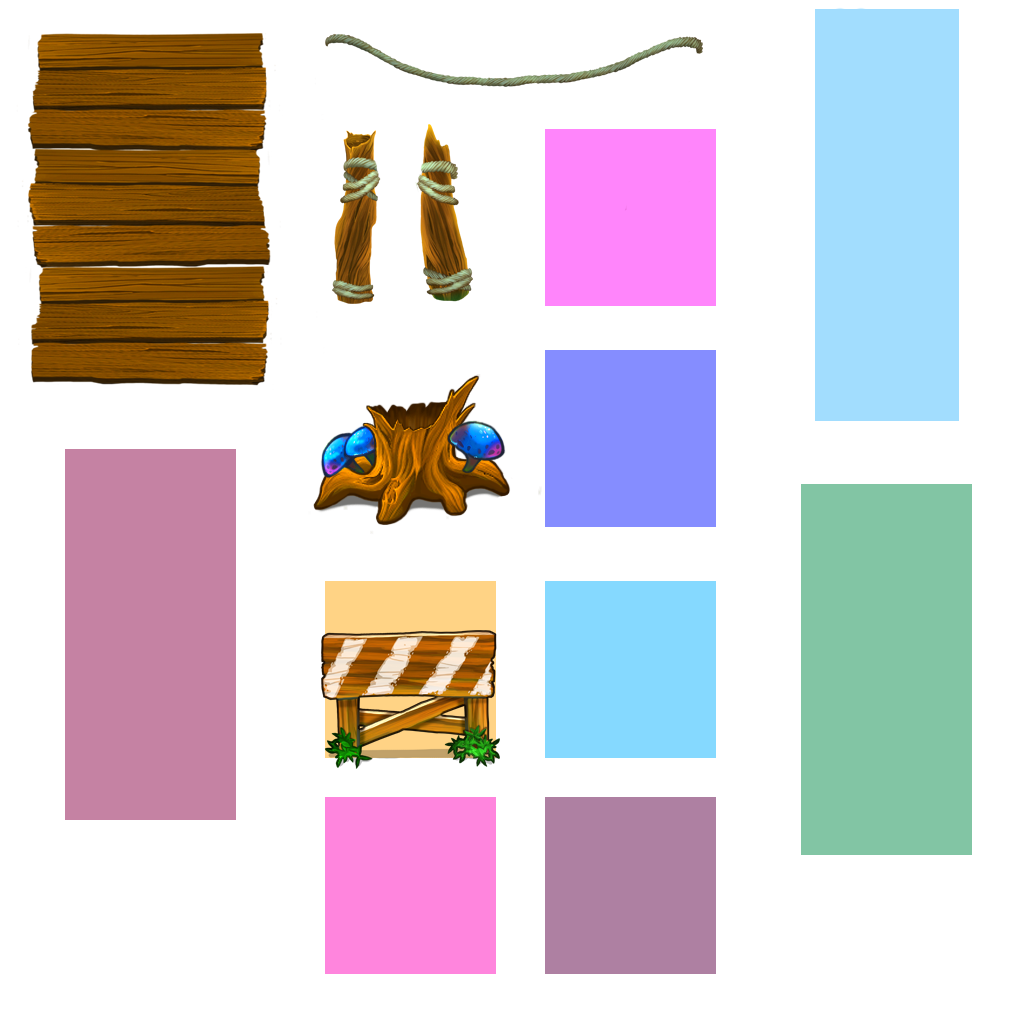
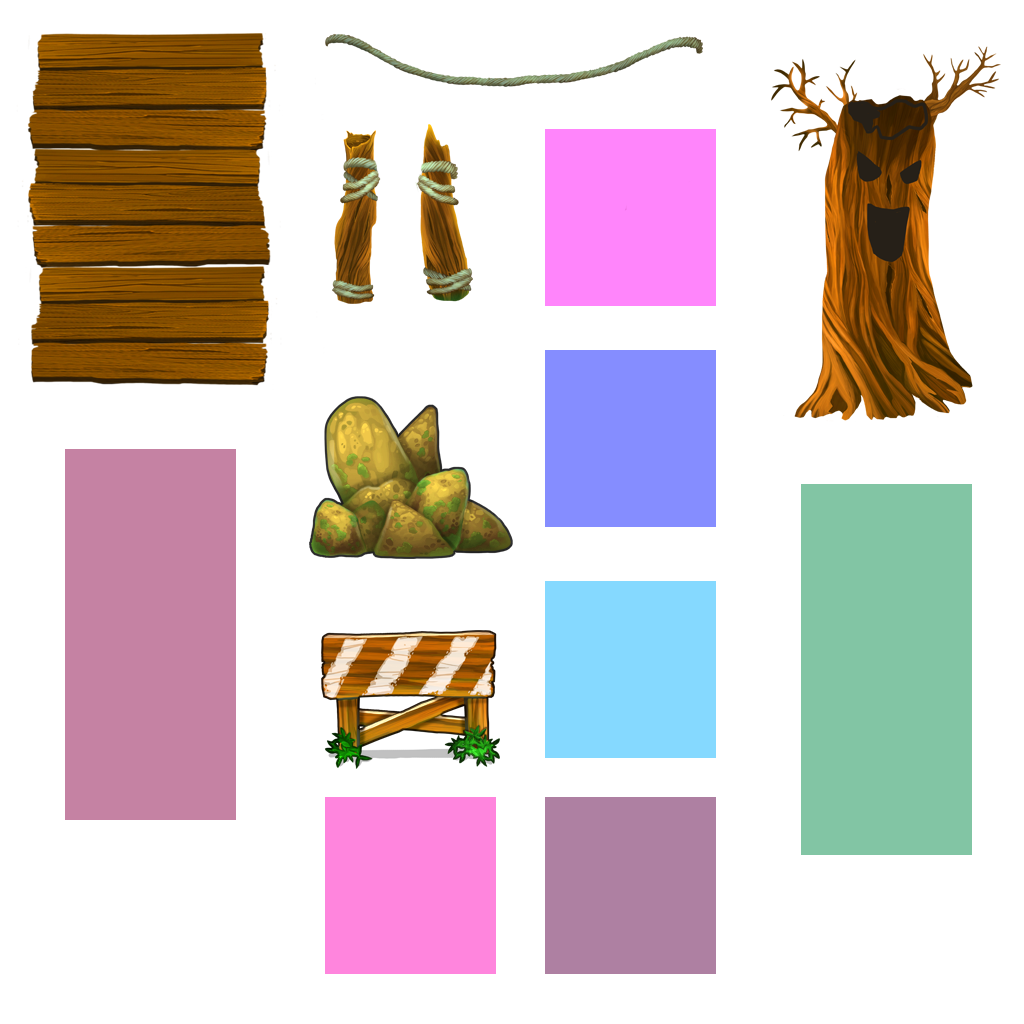
Before/after of a 1024 × 1024 layered artwork. What changed in the layer stack:
added layer "Layer 10" above "Layer 9" over (771, 46, 1001, 421)
added group "Group 1" with 3 layers above "Layer 8" over (309, 396, 513, 559)
added layer "Layer 14" (soft light) in group "Group 1" over (325, 402, 513, 554)
added layer "Layer 13" (multiply, 62%) in group "Group 1" over (330, 422, 513, 559)
added layer "Layer 12" in group "Group 1" over (309, 396, 513, 559)
hid "Layer 8" over (309, 374, 542, 535)
painted on "Layer 4 copy 6" over (325, 7, 959, 758)
